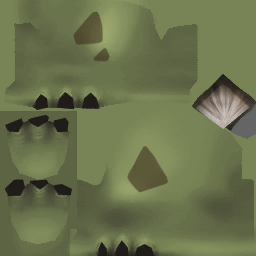
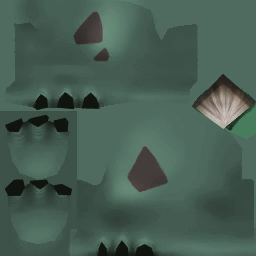
Comparing the layer stacks of the two 256px x 256px images. Changes:
hid group "White" (8 layers) over <box>0,0,256,256</box>
showed group "Green" (8 layers) over <box>0,0,256,256</box>
